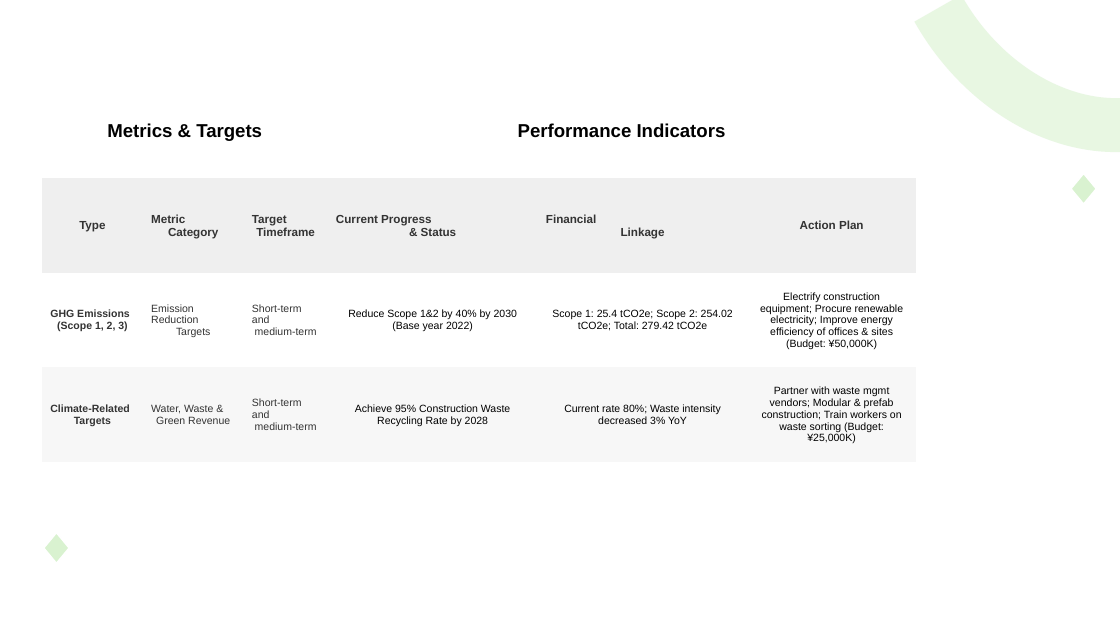
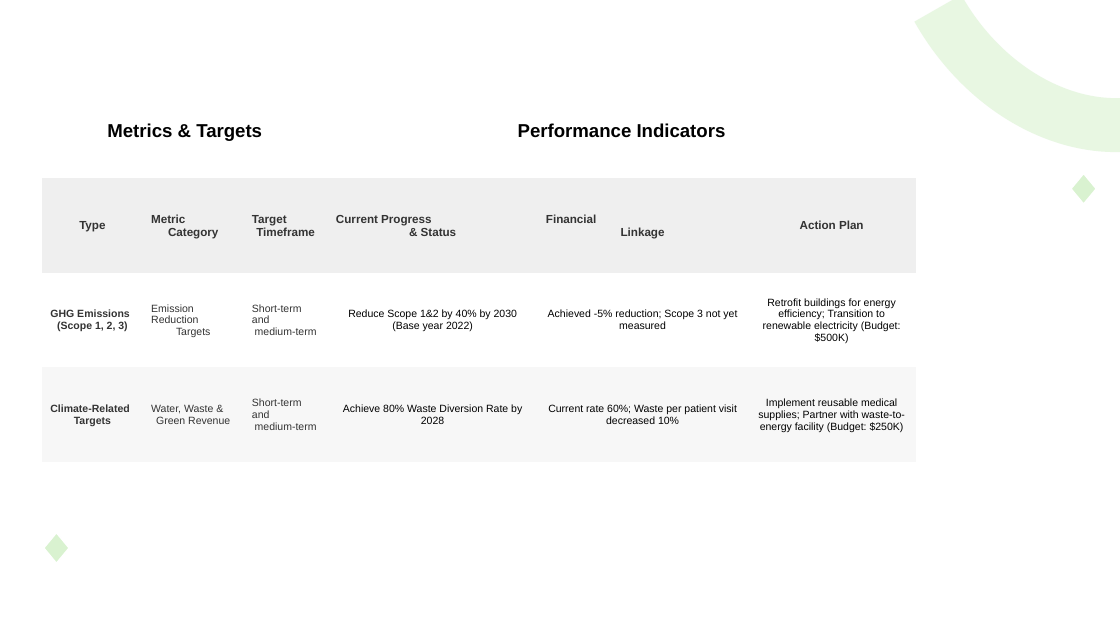
Before and after one commit to jackman993/sustainability-rep, a slide deck: slide 5 of shared/engine/tcfd/output/TCFD_table.pptx. Drawn at 1120x630 pixels with LibreOffice and Linux fonts; fonts in the diff are those of the drawing. Boxes give left, top, right and bottom in pixels: in the first picture for what was removed or moved away, otherwise in the second. Text is boxed around its words. In the diff, an @@ line names an element or a change of style, - is before the commit and + after.

```diff
--- a/shared/engine/tcfd/output/TCFD_table.pptx
+++ b/shared/engine/tcfd/output/TCFD_table.pptx
@@ table at <box>42,84,916,462</box> @@
-row 3, column 5: Scope 1: 25.4 tCO2e; Scope 2: 254.02 tCO2e; Total: 279.42 tCO2e
+row 3, column 5: Achieved -5% reduction; Scope 3 not yet measured
-row 3, column 6: Electrify construction equipment; Procure renewable electricity; Improve energy efficiency of offices & sites (Budget: ¥50,000K)
+row 3, column 6: Retrofit buildings for energy efficiency; Transition to renewable electricity (Budget: $500K)
-row 4: Climate-Related Targets | Water, Waste & Green Revenue | Short-term and medium-term | Achieve 95% Construction Waste Recycling Rate by 2028 | Current rate 80%; Waste intensity decreased 3% YoY | Partner with waste mgmt vendors; Modular & prefab construction; Train workers on waste sorting (Budget: ¥25,000K)
+row 4: Climate-Related Targets | Water, Waste & Green Revenue | Short-term and medium-term | Achieve 80% Waste Diversion Rate by 2028 | Current rate 60%; Waste per patient visit decreased 10% | Implement reusable medical supplies; Partner with waste-to-energy facility (Budget: $250K)
```
Also in this commit, not shown: 6 other slides changed, 3 other files.
